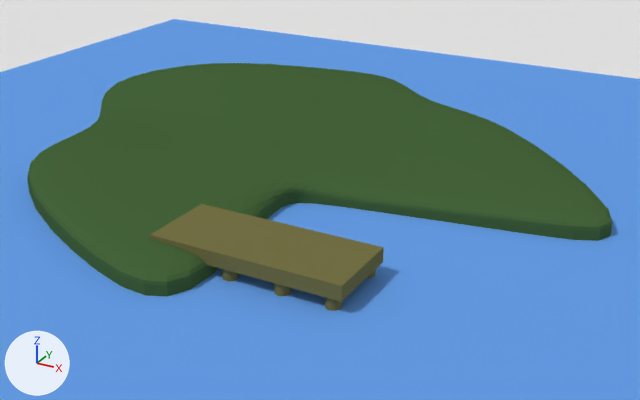
An edit to the Blender file island.blend, drawn before and after from the same camera.
Rendered twice from a camera (50 mm lens) standing at (2.93, -4.73, 2.04) and looking at (-0.38, 1.28, -0.96). Arrows for +X, +Y and +Z are at lower left; the lights stay in place.
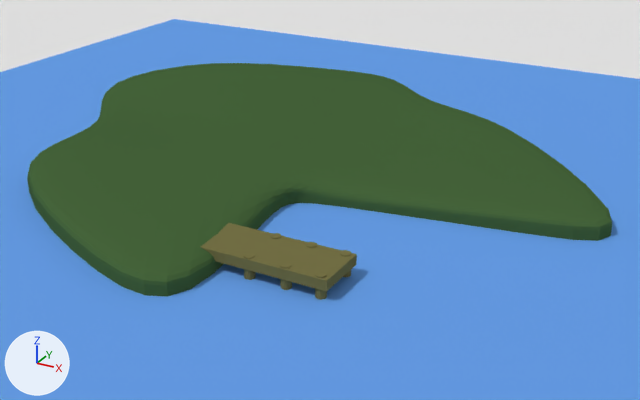
Commit message: Updated proportions

What differs and where, as boxes (x1, y1, x2, y2) in the pictures (640 x 400 px):
'Cube.004', moved, rescaled (33% narrower, 30% shorter)
    before: (150, 204, 384, 302)
    after: (200, 223, 357, 291)
'Cylinder', moved, rescaled
    before: (325, 297, 342, 311)
    after: (315, 271, 327, 300)
'Cylinder.004', moved, rescaled
    before: (222, 269, 239, 282)
    after: (243, 253, 256, 280)
'Cylinder.003', moved, rescaled
    before: (274, 283, 291, 296)
    after: (280, 262, 292, 290)
'Cylinder.001', moved
    before: (367, 270, 375, 278)
    after: (340, 250, 351, 277)

The change, as a list of edits to the scene's bpy script:
```text
Change ob_cylinder_004:
    ob_cylinder_004.location: (0.093, -0.731, -0.625) -> (0.194, -0.666, -0.66)
    ob_cylinder_004.scale: (0.0504, 0.0504, 0.184) -> (0.0352, 0.0352, 0.194)
Change ob_cylinder_003:
    ob_cylinder_003.location: (0.471, -0.731, -0.625) -> (0.458, -0.666, -0.66)
    ob_cylinder_003.scale: (0.0504, 0.0504, 0.184) -> (0.0352, 0.0352, 0.194)
Change ob_cylinder_001:
    ob_cylinder_001.location: (0.818, -0.28, -0.625) -> (0.7, -0.351, -0.66)
Change ob_cylinder:
    ob_cylinder.location: (0.818, -0.731, -0.625) -> (0.7, -0.666, -0.66)
    ob_cylinder.scale: (0.0504, 0.0504, 0.184) -> (0.0352, 0.0352, 0.194)
Change ob_cube_004:
    ob_cube_004.location: (0.219, -0.52, -0.478) -> (0.282, -0.516, -0.509)
    ob_cube_004.scale: (0.688, 0.278, 0.0518) -> (0.48, 0.194, 0.0362)
```
